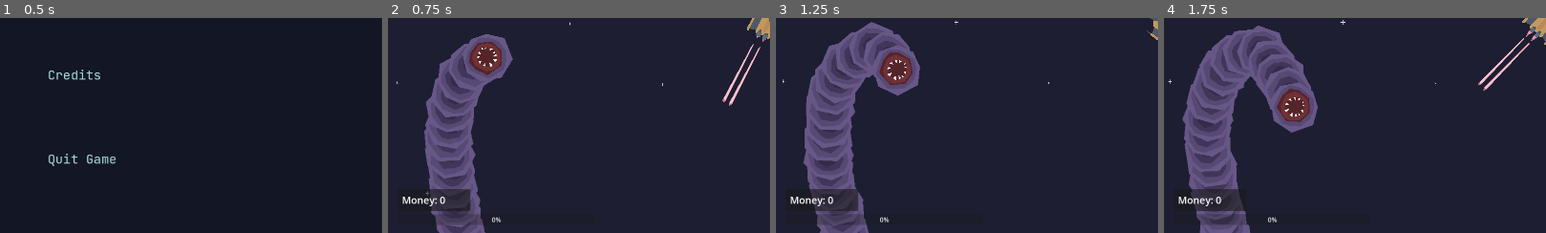
Above: before the commit, frames 1-4 (left to right).
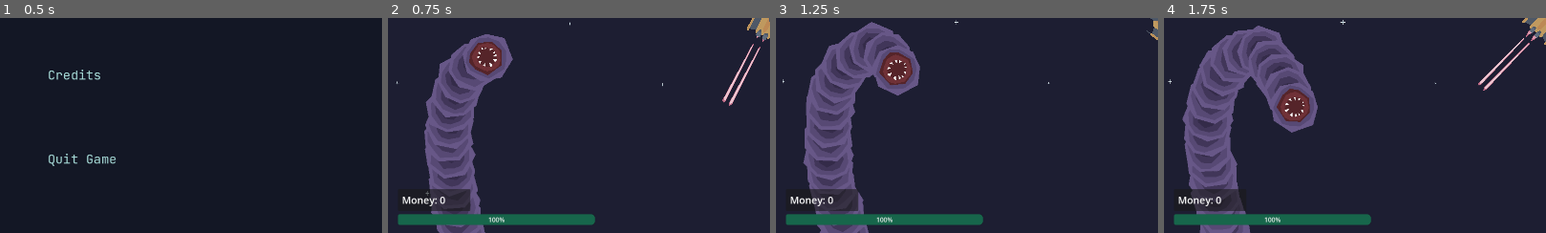
Above: after the commit, the same moments.

Repository: antax02/Ludum-Dare-58
Game: Godot game, scene res://scenes/ui/main_menu.tscn
The game is run twice, just before and just after one commit, with the same random seed, the same clock (stepped at 60 frames per second) and the same inputs. The engine's default icon, where the game draws it, is replaced by a stand-in: a white triangle on a blue panel in a dark square.
Inputs (mouse positions are % of the whole screen's width and height, from its top left):
- Up to frame 1 (0.5 s): no input
- Up to frame 2 (0.75 s): click "Start" at 0.5 s
- Up to frame 3 (1.25 s): no input
- Up to frame 4 (1.75 s): move the mouse to (72, 45) at 1.27 s; hold Space (thrust) from 1.28 s (still down); hold Right mouse button (dash) from 1.28 s (still down)
The pictures show only the part of the screen within x 0-50%, y 50-100%; the shares and areas given below are measured in that part.

Frame 1 is identical in both runs. In frame 2, 2.7% of the frame differs, in the area x 2-55%, y 91-97%; in frame 3, 2.7%; in frame 4, 2.7%.

Commit message:
Add HealthBar UI with dynamic player health
Introduces a HealthBar UI scene and associated script. The health bar visually reflects the player's current health by updating its value each frame. Custom styling and theming have been applied to the ProgressBar for improved appearance.

Diff:
--- a/scenes/ui/health_bar.tscn
+++ b/scenes/ui/health_bar.tscn
@@ -1,6 +1,19 @@
-[gd_scene format=3 uid="uid://7c5qgpswgyxg"]
+[gd_scene load_steps=4 format=3 uid="uid://7c5qgpswgyxg"]
+
+[ext_resource type="Script" uid="uid://bacl82b0u76qs" path="res://scripts/ui/health_bar.gd" id="1_1vcc2"]
+
+[sub_resource type="StyleBoxFlat" id="StyleBoxFlat_wsxx7"]
+bg_color = Color(0.08975863, 0.39962128, 0.29225808, 1)
+corner_radius_top_left = 5
+corner_radius_top_right = 10
+corner_radius_bottom_right = 10
+corner_radius_bottom_left = 5
+
+[sub_resource type="Theme" id="Theme_1vcc2"]
+ProgressBar/styles/fill = SubResource("StyleBoxFlat_wsxx7")
 
 [node name="HealthBar" type="CanvasLayer"]
+script = ExtResource("1_1vcc2")
 
 [node name="MarginContainer" type="MarginContainer" parent="."]
 anchors_preset = 15
@@ -15,7 +28,8 @@
 [node name="VBoxContainer" type="VBoxContainer" parent="MarginContainer"]
 layout_mode = 2
 
-[node name="ProgressBar" type="ProgressBar" parent="MarginContainer/VBoxContainer"]
+[node name="HealthBar" type="ProgressBar" parent="MarginContainer/VBoxContainer"]
 layout_mode = 2
 size_flags_vertical = 10
-fill_mode = 1
+theme = SubResource("Theme_1vcc2")
+value = 100.0
--- /dev/null
+++ b/scripts/ui/health_bar.gd
@@ -0,0 +1,10 @@
+extends CanvasLayer
+
+@onready var margin_container: MarginContainer = $MarginContainer
+@onready var health_bar: ProgressBar = $MarginContainer/VBoxContainer/HealthBar
+
+func _ready() -> void:
+	health_bar.value = 100
+
+func _process(delta: float) -> void:
+	health_bar.value = get_tree().get_first_node_in_group("player").health
Not shown, added: scripts/ui/health_bar.gd.uid
